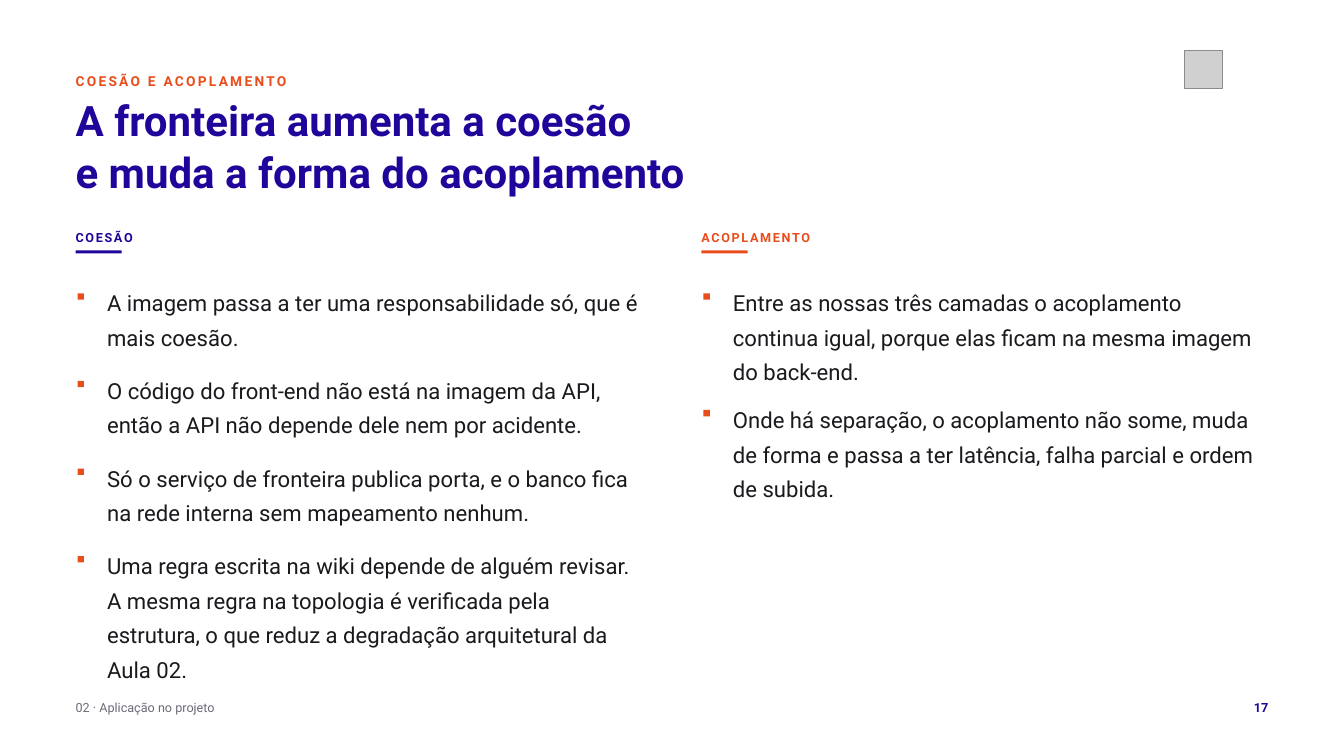
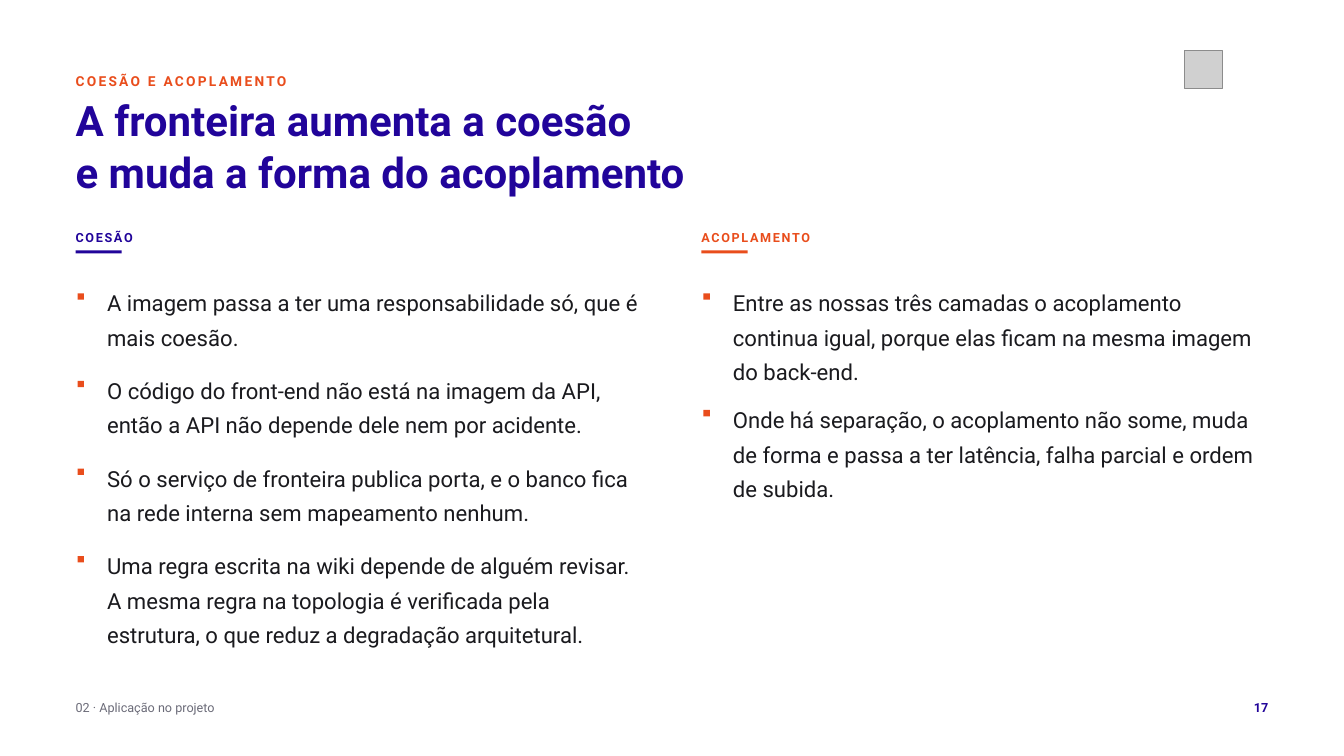
Before and after one commit to tcpassos/invite-app, a slide deck: slide 17 of trabalhos/T1-Docker-Invite-People.pptx. Drawn at 1344x756 pixels with LibreOffice and Linux fonts; fonts in the diff are those of the drawing; grey boxes stand for pictures. Boxes give left, top, right and bottom in pixels: in the first picture for what was removed or moved away, otherwise in the second. Text is boxed around its words. In the diff, an @@ line names an element or a change of style, - is before the commit and + after.

Commit message:
docs: ancora a legenda do diagrama acima do rodape e reduz as citacoes de aula nos slides

```diff
--- a/trabalhos/T1-Docker-Invite-People.pptx
+++ b/trabalhos/T1-Docker-Invite-People.pptx
@@ text at [107,557,629,648]: text changed @@
-Uma regra escrita na wiki depende de alguém revisar. A mesma regra na topologia é verificada pela estrutura, o que reduz a degradação arquitetural da Aula 02.
+Uma regra escrita na wiki depende de alguém revisar. A mesma regra na topologia é verificada pela estrutura, o que reduz a degradação arquitetural.
```
Also in this commit, not shown: 6 other slides changed, 10 other files.
